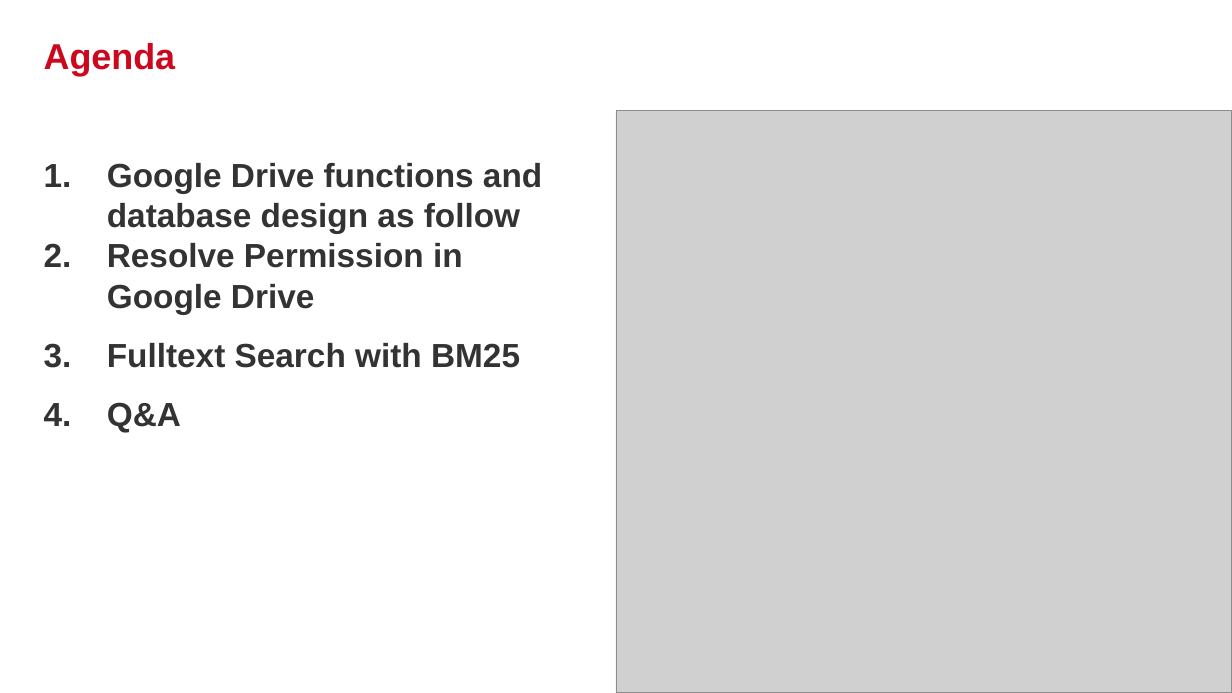
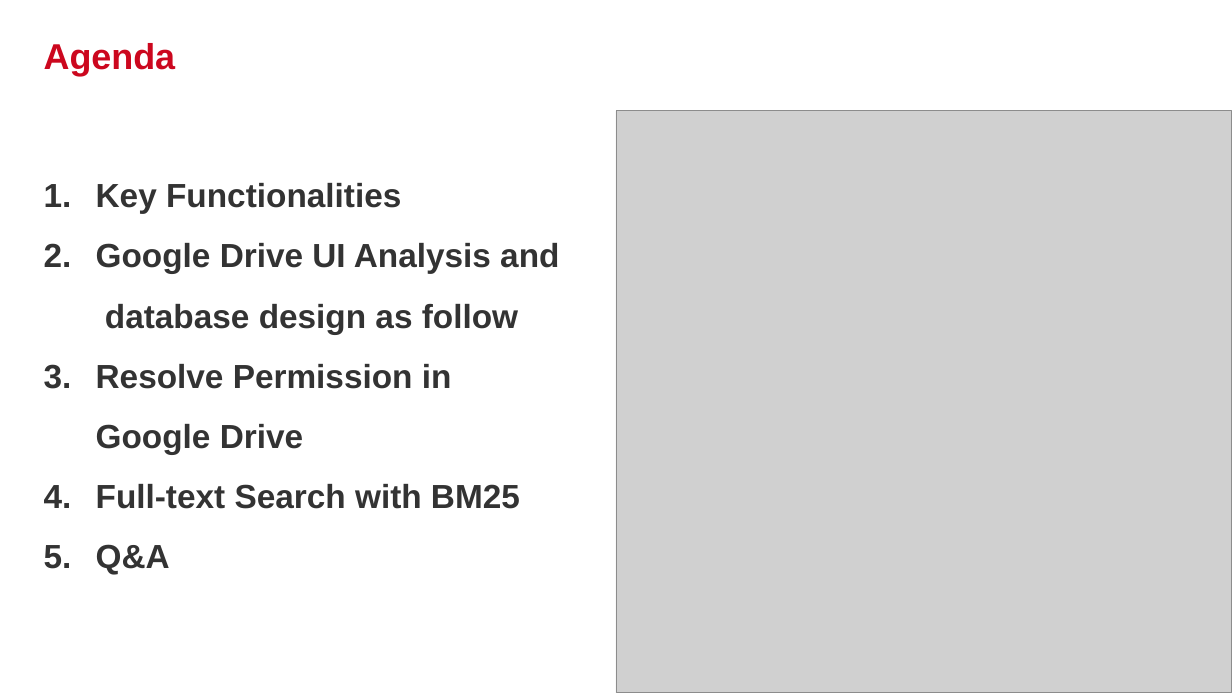
Before and after one commit to GiaHuy25/YPP4_Document, a slide deck: slide 3 of GoogleDriveScriptData/GiaHuy_Presentation_GoogleDrive.pptx (slide 2 before the commit). Drawn at 1232x693 pixels with LibreOffice and Linux fonts; fonts in the diff are those of the drawing; grey boxes stand for pictures; background and template pictures are left out. Boxes give left, top, right and bottom in pixels: in the first picture for what was removed or moved away, otherwise in the second. Text is boxed around its words. In the diff, an @@ line names an element or a change of style, - is before the commit and + after.

```diff
--- a/GoogleDriveScriptData/GiaHuy_Presentation_GoogleDrive.pptx
+++ b/GoogleDriveScriptData/GiaHuy_Presentation_GoogleDrive.pptx
@@ text at <box>96,183,559,334</box>: text changed @@
-1. Google Drive functions and database design as follow
+1. Key Functionalities
+2. Google Drive UI Analysis and database design as follow
@@ text at <box>96,364,452,574</box>: indent changed; line spacing 1 to 1.5; less space between paragraphs @@
@@ text at <box>96,484,520,509</box>: text changed @@
-3. Fulltext Search with BM25
+4. Full-text Search with BM25
```
Also in this commit, not shown: 14 other slides changed, 9 slides added, 16 slides removed, 4 other files.
